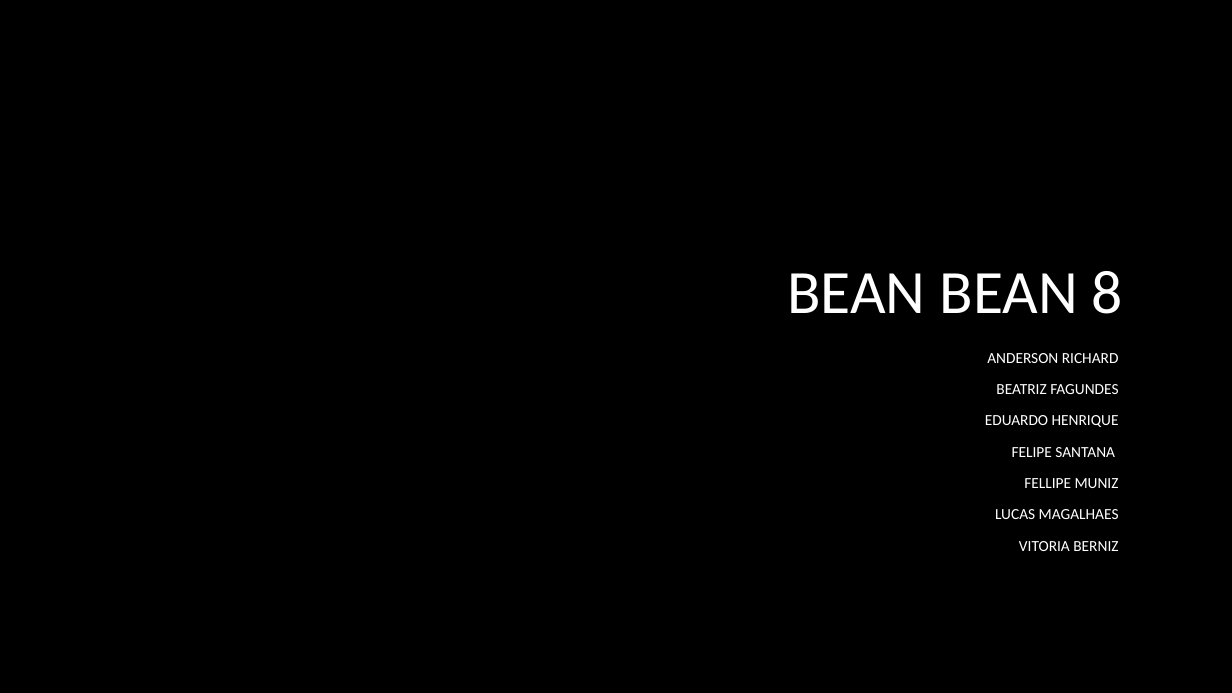
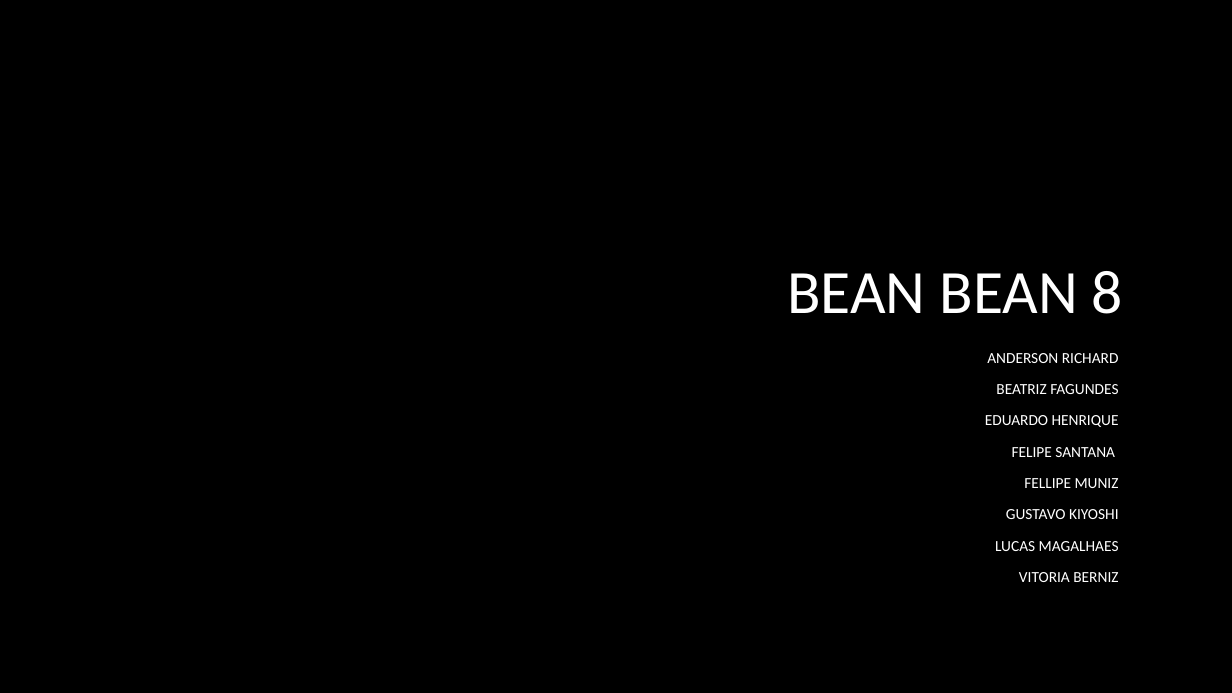
Before and after one commit to AndersonRichy/BB-8, a slide deck: slide 1 of BEAN BEAN 8.pptx. Drawn at 1232x693 pixels with LibreOffice and Linux fonts; fonts in the diff are those of the drawing; background and template pictures are left out. Boxes give left, top, right and bottom in pixels: in the first picture for what was removed or moved away, otherwise in the second. Text is boxed around its words. In the diff, an @@ line names an element or a change of style, - is before the commit and + after.

```diff
--- a/BEAN BEAN 8.pptx
+++ b/BEAN BEAN 8.pptx
@@ subtitle at box(1006, 509, 1119, 519): paragraph added @@
+GUSTAVO KIYOSHI
```
